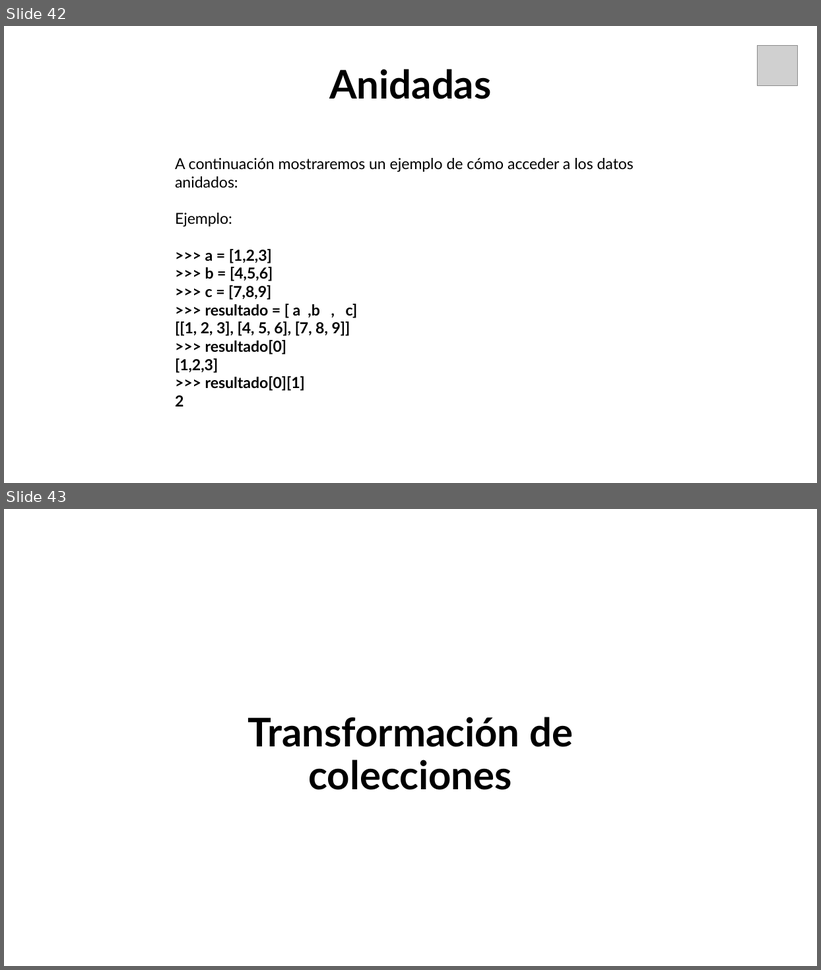
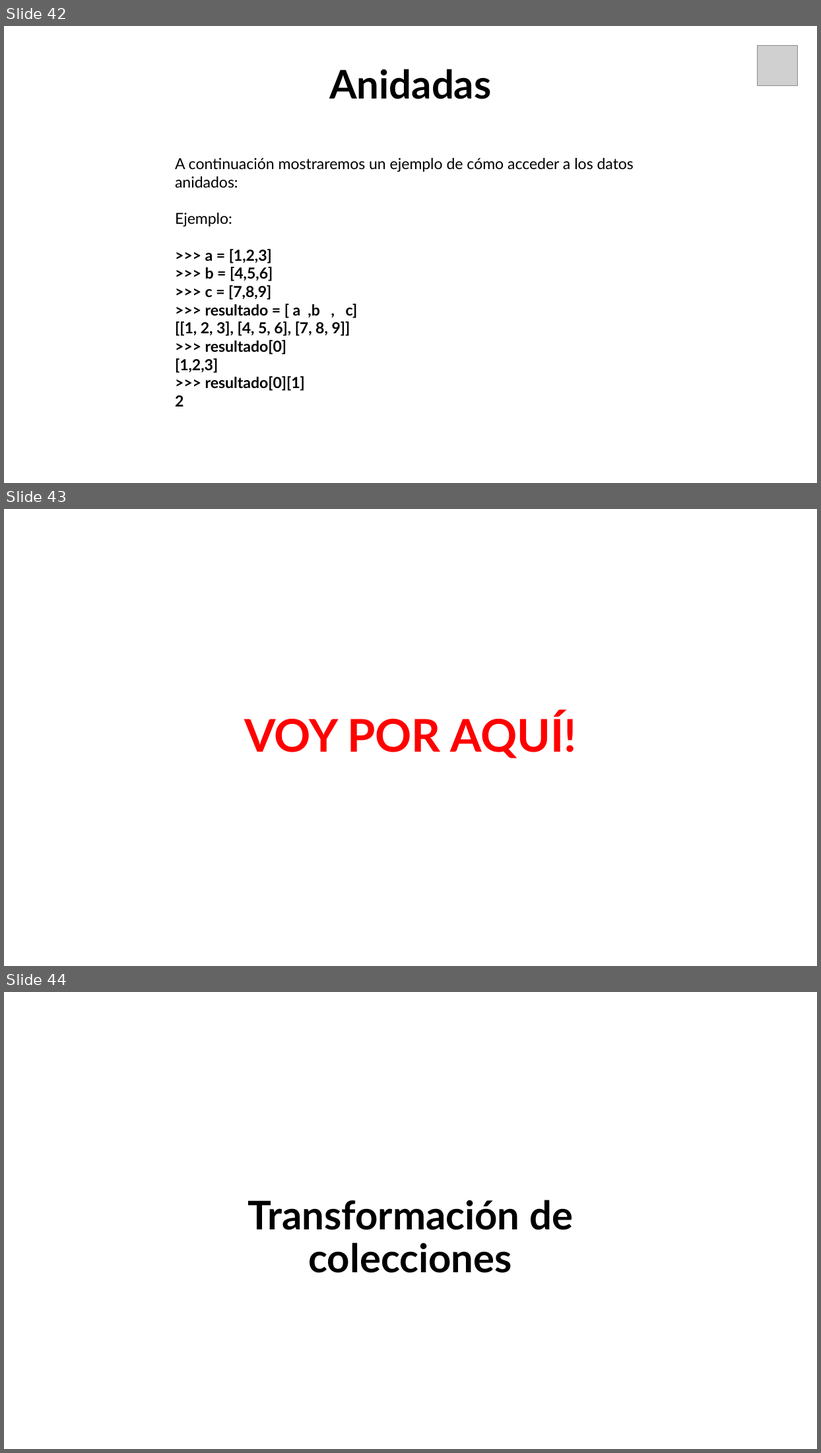
Before and after one commit to dfbustosus/Bootcamp-DS-2023-III, a slide deck: Clase 4- 7 Sep 2023/Clase 4. Lista+tuplas+operadores.pptx. Shown one above the other, each under a label of ours: slides 42 and 43 before the commit, slides 42, 43 and 44 after it. The pictures are 821x970 and 821x1453 pixels, drawn with LibreOffice and Linux fonts; fonts in the diff are those of the drawing; grey boxes stand for pictures. Boxes give left, top, right and bottom in pixels: in the first picture for what was removed or moved away, otherwise in the second. Text is boxed around its words. In the diff, an @@ line names an element or a change of style, - is before the commit and + after.

```diff
--- a/Clase 4- 7 Sep 2023/Clase 4. Lista+tuplas+operadores.pptx
+++ b/Clase 4- 7 Sep 2023/Clase 4. Lista+tuplas+operadores.pptx
@@ slide 43 added at [4,509,817,966], background #FFFFFF @@
@@ text added at [244,713,576,758], 40 pt, text #FF0000, bold @@
+VOY POR AQUÍ!
@@ what was slide 43 is now slide 44 @@
```
Also in this commit, not shown: 1 slide changed, 35 other files.
